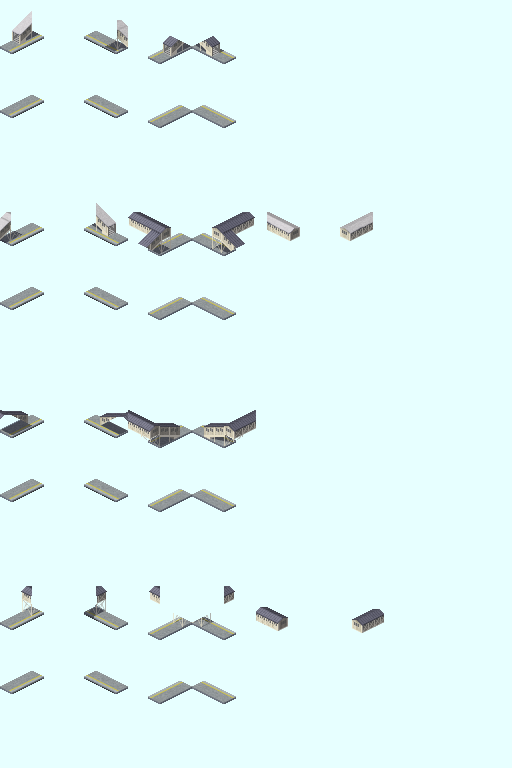
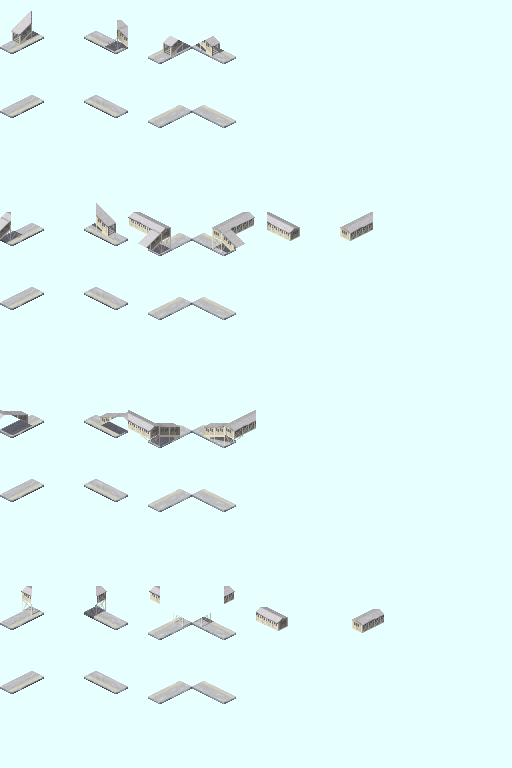
Before/after of a 512x768 layered artwork. What changed in the layer stack:
added group "レイヤーグループ #2" with 6 layers in group "Snow_Top" over [204, 212, 384, 626]
added layer "貼り付けられたレイヤー #53" in group "レイヤーグループ #2" over [204, 410, 256, 432]
added layer "貼り付けられたレイヤー #52" in group "レイヤーグループ #2" over [212, 212, 255, 248]
added layer "貼り付けられたレイヤー #51" in group "レイヤーグループ #2" over [352, 609, 384, 626]
added layer "貼り付けられたレイヤー #50" in group "レイヤーグループ #2" over [256, 607, 288, 624]
added group "レイヤーグループ #1" with 6 layers in group "Snow_Top" over [0, 20, 235, 597]
added layer "貼り付けられたレイヤー #48" in group "レイヤーグループ #1" over [21, 586, 160, 597]
added layer "貼り付けられたレイヤー #45" in group "レイヤーグループ #1" over [128, 212, 171, 248]
added layer "貼り付けられたレイヤー #47" in group "レイヤーグループ #1" over [22, 586, 32, 597]
added layer "貼り付けられたレイヤー #46" in group "レイヤーグループ #1" over [96, 586, 235, 597]
added group "レイヤーグループ" with 5 layers in group "Snow_Top" over [0, 11, 220, 432]
moved "貼り付けられたレイヤー #41" into group "レイヤーグループ", painted on it over [117, 36, 220, 47]
added layer "貼り付けられたレイヤー #43" in group "レイヤーグループ" over [100, 412, 128, 421]
moved "貼り付けられたレイヤー #42" into group "レイヤーグループ", painted on it over [0, 212, 256, 432]
moved "貼り付けられたレイヤー #37" into group "レイヤーグループ", painted on it over [11, 11, 178, 47]
added group "Snow_Base" with 8 layers above "Base" over [0, 31, 236, 704]
added layer "貼り付けられたレイヤー #61" in group "Snow_Base" over [0, 671, 236, 704]
added layer "貼り付けられたレイヤー #60" in group "Snow_Base" over [0, 607, 236, 640]
added layer "貼り付けられたレイヤー #59" in group "Snow_Base" over [0, 479, 236, 512]
added layer "貼り付けられたレイヤー #58" in group "Snow_Base" over [0, 415, 236, 448]
added layer "貼り付けられたレイヤー #57" in group "Snow_Base" over [0, 287, 236, 320]
added layer "貼り付けられたレイヤー #56" in group "Snow_Base" over [1, 223, 236, 256]
added layer "貼り付けられたレイヤー #55" in group "Snow_Base" over [0, 95, 236, 128]
added layer "貼り付けられたレイヤー #54" in group "Snow_Base" over [0, 31, 236, 64]
